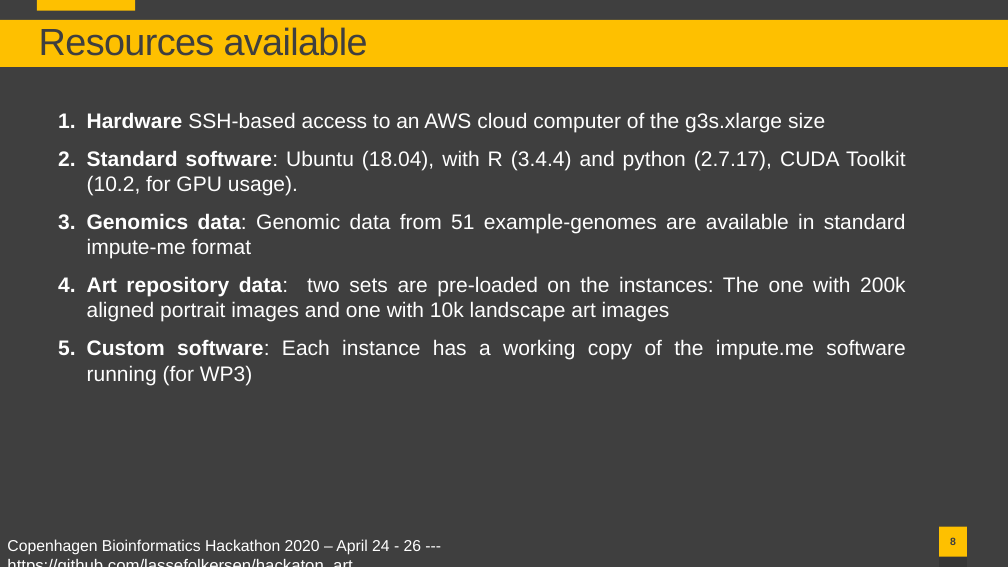
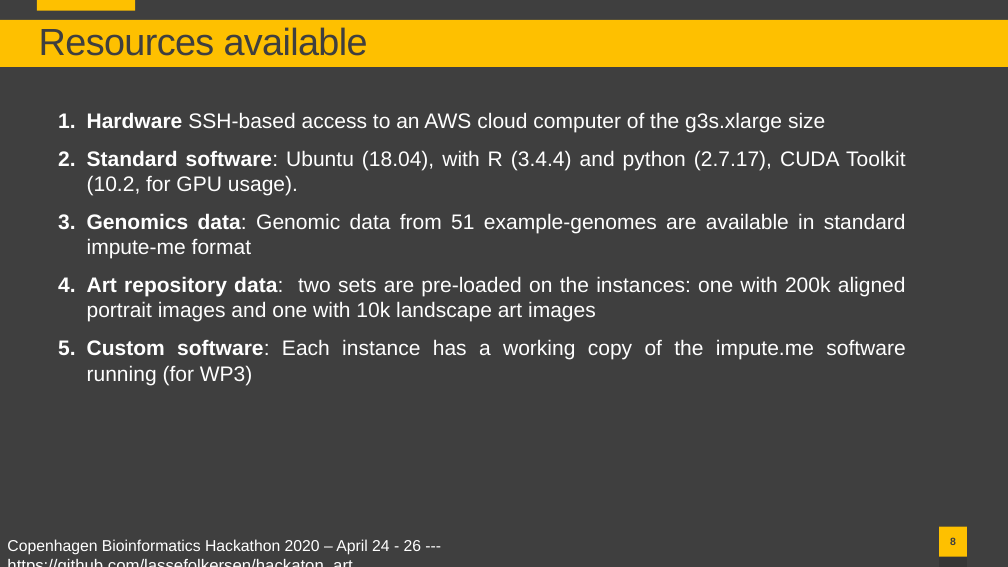
Before and after one commit to lassefolkersen/hackaton_art, a slide deck: slide 8 of 2020-04-17_presentation/dna_art.pptx. Drawn at 1008x567 pixels with LibreOffice and Linux fonts; fonts in the diff are those of the drawing. Boxes give left, top, right and bottom in pixels: in the first picture for what was removed or moved away, otherwise in the second. Text is boxed around its words. In the diff, an @@ line names an element or a change of style, - is before the commit and + after.

Commit message:
typo

```diff
--- a/2020-04-17_presentation/dna_art.pptx
+++ b/2020-04-17_presentation/dna_art.pptx
@@ text at (x1=87, y1=276, x2=906, y2=322): text changed @@
-4. Art repository data: two sets are pre-loaded on the instances: The one with 200k aligned portrait images and one with 10k landscape art images
+4. Art repository data: two sets are pre-loaded on the instances: one with 200k aligned portrait images and one with 10k landscape art images
```
